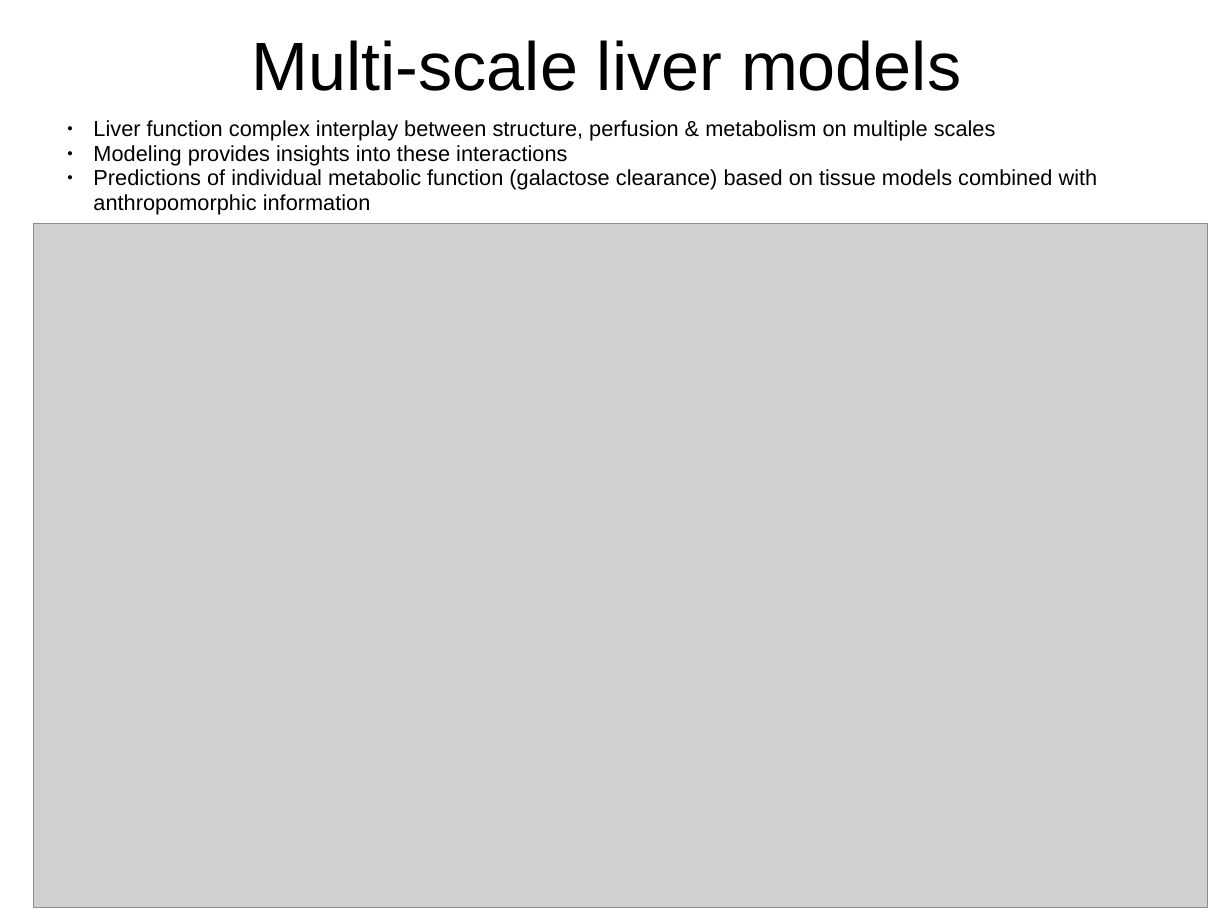
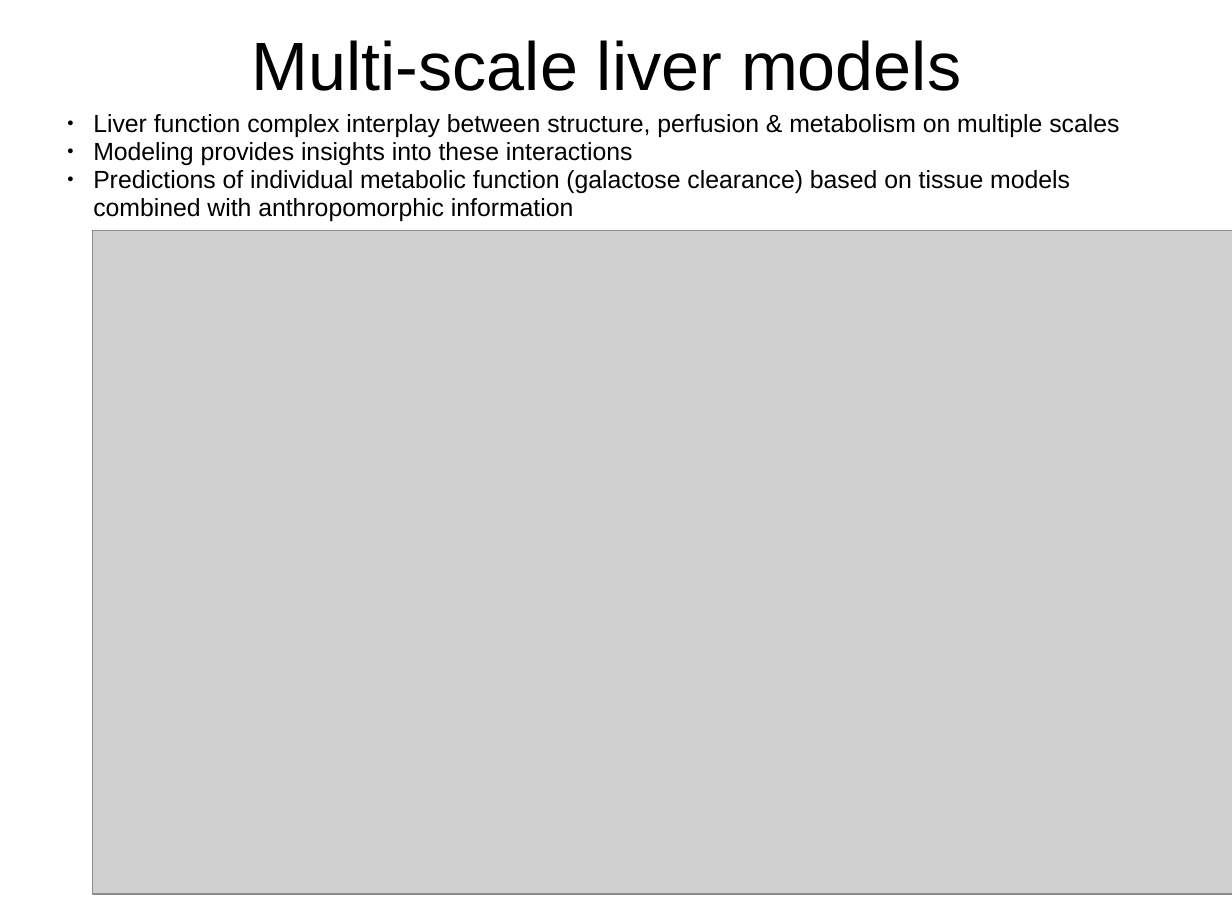
Before and after one commit to jingyayeah/multiscale-galactose, a slide deck: slide 2 of presentations/2015-01-09_slides_hergo/Koenig_slides.ppt. Drawn at 1232x924 pixels with LibreOffice and Linux fonts; fonts in the diff are those of the drawing; grey boxes stand for pictures. Boxes give left, top, right and bottom in pixels: in the first picture for what was removed or moved away, otherwise in the second. Text is boxed around its words. In the diff, an @@ line names an element or a change of style, - is before the commit and + after.

```diff
--- a/presentations/2015-01-09_slides_hergo/Koenig_slides.ppt
+++ b/presentations/2015-01-09_slides_hergo/Koenig_slides.ppt
@@ subtitle "Liver function complex interplay between ..." at (93,114,1119,221): size 14 to 16 pt; indent changed @@
@@ picture: place and size @@
-picture at (34,224,1209,908)
+picture at (93,230,1232,894)
```
Also in this commit, not shown: 1 other slide changed, 1 other file.
